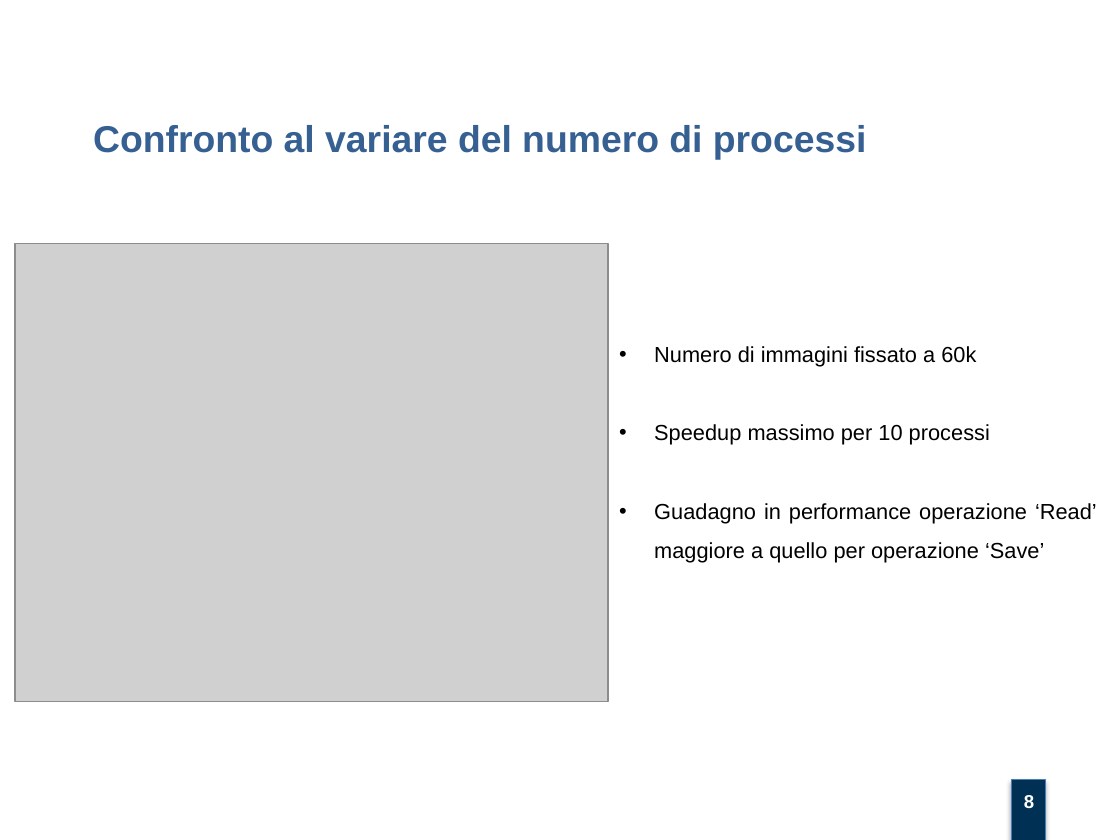
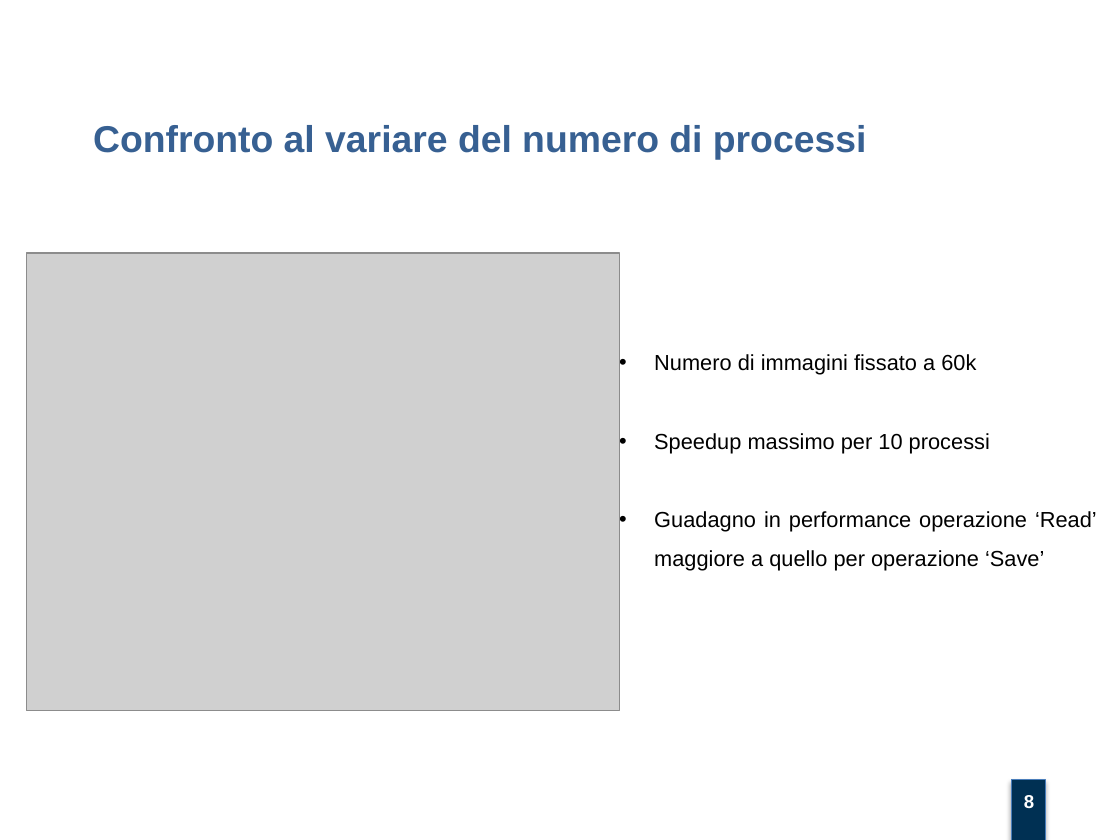
Before and after one commit to jacopos97/JPEG-image-reader, a slide deck: slide 8 of documentation/JPEG_image_reader_presentazione.pptx. Drawn at 1120x840 pixels with LibreOffice and Linux fonts; fonts in the diff are those of the drawing; grey boxes stand for pictures; background and template pictures are left out. Boxes give left, top, right and bottom in pixels: in the first picture for what was removed or moved away, otherwise in the second. Text is boxed around its words. In the diff, an @@ line names an element or a change of style, - is before the commit and + after.

```diff
--- a/documentation/JPEG_image_reader_presentazione.pptx
+++ b/documentation/JPEG_image_reader_presentazione.pptx
@@ picture: place and size @@
-picture at bbox=[15, 244, 608, 702]
+picture at bbox=[26, 253, 619, 711]
@@ text "Numero di immagini fissato a ...": place and size @@
-text "Numero di immagini fissato a ..." at bbox=[654, 346, 1097, 563]
+text "Numero di immagini fissato a ..." at bbox=[654, 354, 1097, 571]
```
Also in this commit, not shown: 3 other slides changed, 1 other file.
